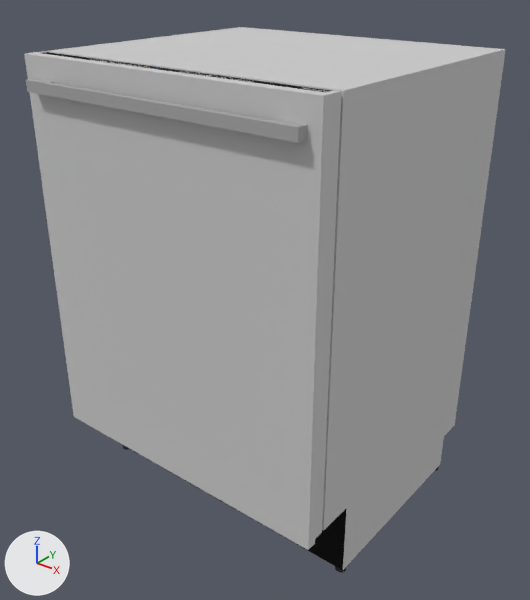
One commit to the Blender file Dish Washers/Thermador DWHD651JFM.blend: the scene before it, then after it.
Before and after are seen from a camera (50 mm lens) standing at (1.104, -1.295, 1.03) and looking at (0.304, -0.296, 0.41). Every picture has the same lights, and +X, +Y and +Z are marked at lower left.

Names of what the first picture shows: 'Thermador DWHD651JFM'.
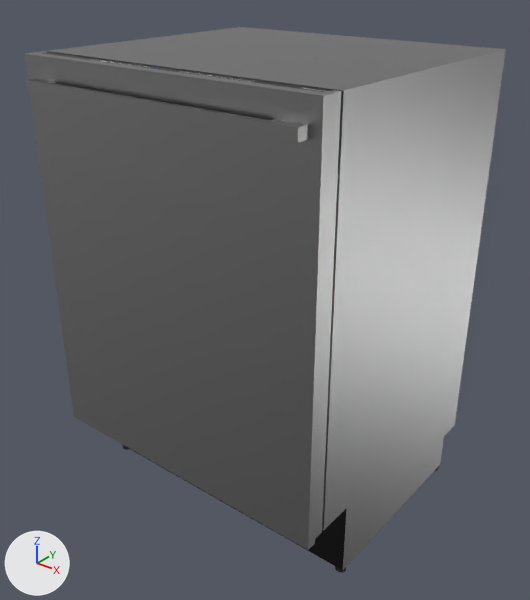
Where the change shows, as pixel boxes [x1, y1, x2, y2] in the pictures (530 x 600 px):
part 1 of me_mesh, recoloured
    both: [24, 27, 506, 570]
part 2 of me_mesh, recoloured
    both: [42, 52, 347, 570]
part 3 of me_mesh, recoloured
    both: [26, 78, 307, 143]

Edits to the bpy script that builds the scene:
```text
Add ng_contrastglossy_005:
    ng_contrastglossy_005 = bpy.data.node_groups.new('ContrastGlossy.005', 'ShaderNodeTree')
    # nodes: BrightContrast, BsdfAnisotropic, Fresnel, Math, Mix, MixShader
    # colours: grey #bcbcbc
Add ng_specularreflexion_005:
    ng_specularreflexion_005 = bpy.data.node_groups.new('SpecularReflexion.005', 'ShaderNodeTree')
    # nodes: BsdfAnisotropic, Math, MixShader
    # colours: white #e7e7e7
Add ng_colors_005:
    ng_colors_005 = bpy.data.node_groups.new('Colors.005', 'ShaderNodeTree')
    # nodes: RGB
    # colours: white #e7e7e7, grey #aaaaaa, black #343434, yellow #e7e700, orange #bc8300, red #b60000, pink #da95bc, pink #aa007c
Add ng_brushed:
    ng_brushed = bpy.data.node_groups.new('Brushed', 'ShaderNodeTree')
    # nodes: Mapping, TexNoise, ValToRGB
    # colours: black #000000, grey #737373, white #ffffff
Add mat_black_anodized_metal:
    mat_black_anodized_metal = bpy.data.materials.new('Black Anodized Metal')
    # nodes: Fresnel, Group, LayerWeight, OutputMaterial
    # colours: white #e7e7e7
Add mat_stainless_steel:
    mat_stainless_steel = bpy.data.materials.new('Stainless Steel')
    # nodes: BsdfAnisotropic, Bump, Fresnel, Gamma, Group, LayerWeight, MixShader, OutputMaterial, TexCoord, ValToRGB
    # colours: grey #b1b1b1, dark grey #595959
Change me_mesh:
    where me_mesh.from_pydata(...)  # 3974 vertices, 1051 faces; spans x 0.0..0.598, y -0.591..-0.001, z 0.0..0.925
    used by ob_thermador_dwhd651jfm; parent = ob_bpassembly_new_assembly; location = (0.0, 0.0, 0.0); scale = (1.0, 0.966, 0.937)
    me_mesh part 1: all 43 faces that had it switch from mat_4 to mat_stainless_steel
    me_mesh part 2: all 149 faces that had it switch from mat_color_008 to mat_black_anodized_metal
    me_mesh part 3: all 16 faces that had it switch from mat_color_003_1 to mat_stainless_steel
```
